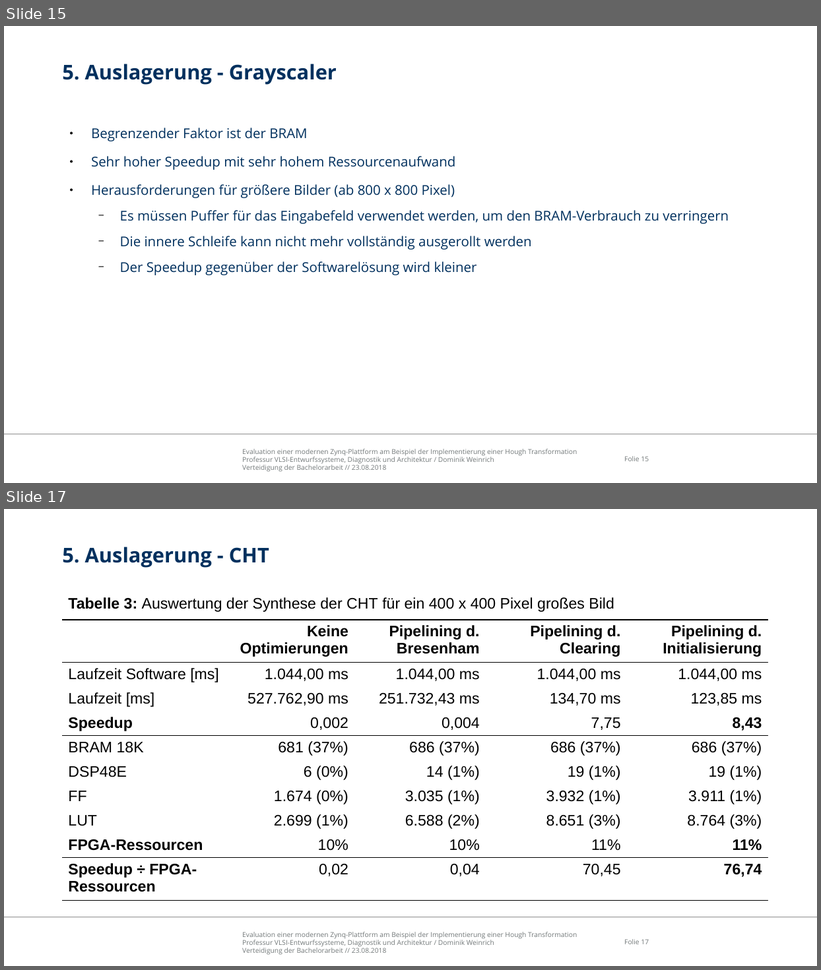
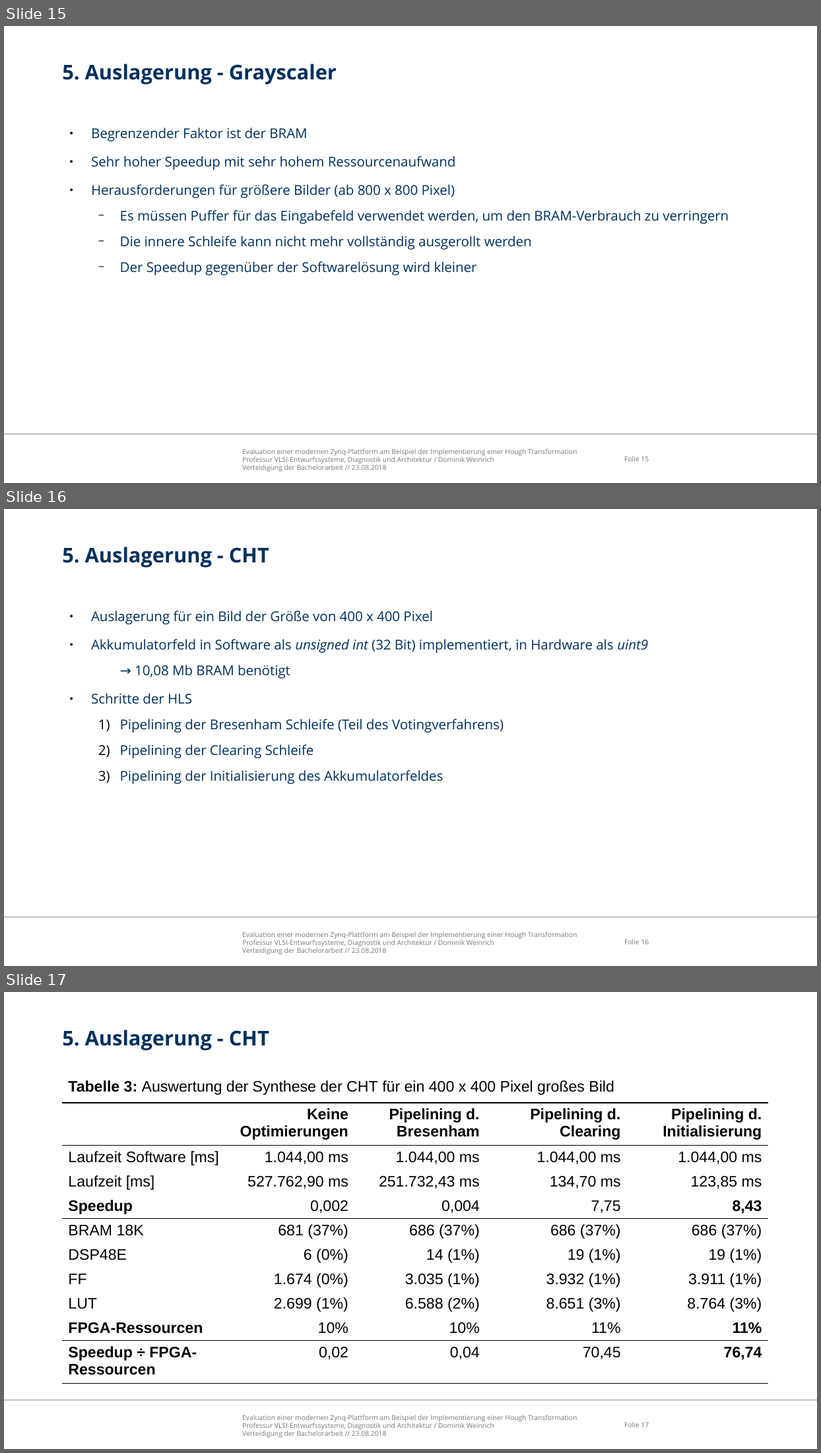
Before and after one commit to freeDom-/hough, a slide deck: Verteidigung/Verteidigung.odp. Shown one above the other, each under a label of ours: slides 15 and 17 before the commit, slides 15, 16 and 17 after it; the slides between them are not shown. The pictures are 821x970 and 821x1453 pixels, drawn with LibreOffice and Linux fonts; fonts in the diff are those of the drawing; background and template pictures are left out. Boxes give left, top, right and bottom in pixels: in the first picture for what was removed or moved away, otherwise in the second. Text is boxed around its words. In the diff, an @@ line names an element or a change of style, - is before the commit and + after.

```diff
--- a/Verteidigung/Verteidigung.odp
+++ b/Verteidigung/Verteidigung.odp
@@ slide 16 added at box(4, 509, 817, 966), background #FFFFFF; not listed: 3 template elements that a slide beside it also shows @@
@@ title added at box(62, 547, 269, 568), 24 pt, text #00305E, bold @@
+5. Auslagerung - CHT
@@ text added at box(91, 611, 648, 784), 16 pt, text #00305E @@
+● Auslagerung für ein Bild der Größe von 400 x 400 Pixel
+● Akkumulatorfeld in Software als unsigned int (32 Bit) implementiert, in Hardware als uint9
+  → 10,08 Mb BRAM benötigt
+● Schritte der HLS
+  1) Pipelining der Bresenham Schleife (Teil des Votingverfahrens)
+  2) Pipelining der Clearing Schleife
+  3) Pipelining der Initialisierung des Akkumulatorfeldes
```
Also in this commit, not shown: 2 slides changed, 1 other file.
